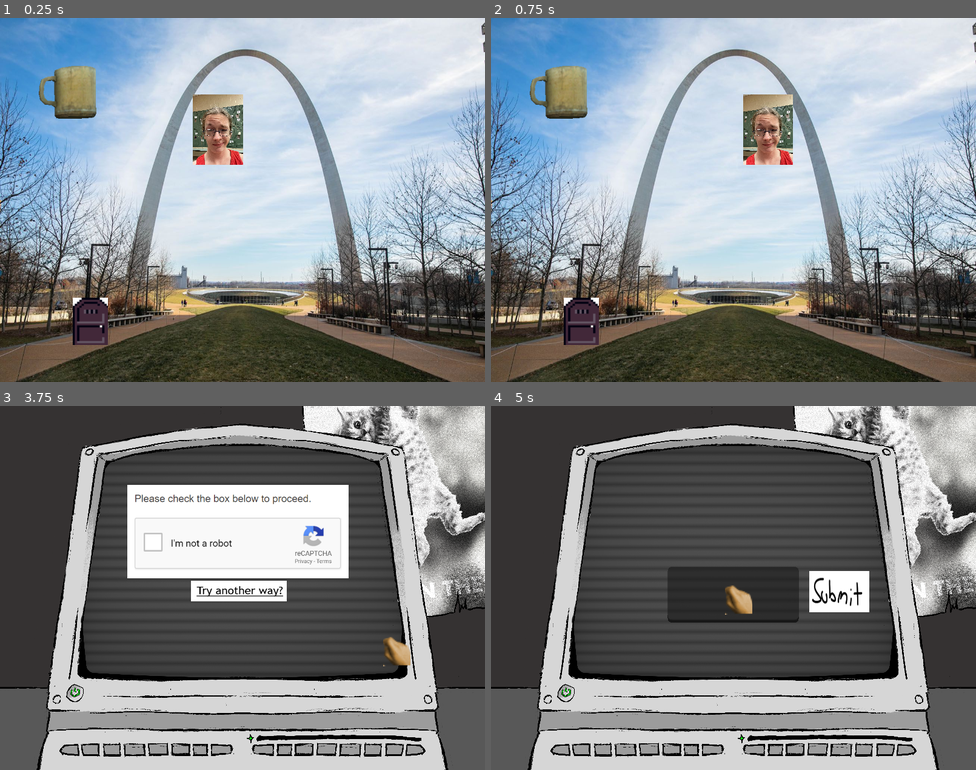
Above: before the commit, frames 1-4 (two rows, left to right).
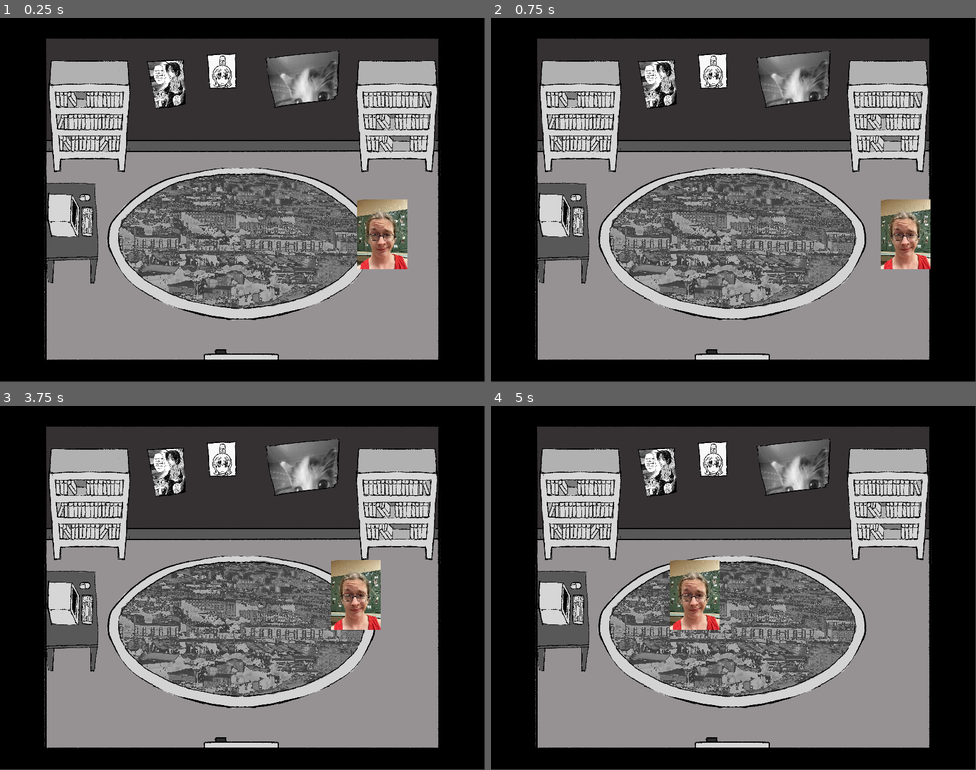
Above: after the commit, the same moments.

Repository: Derfla12345/imnotarobot
Game: Godot game, scene res://Areas/area_1.tscn
The game is run twice, just before and just after one commit, with the same random seed, the same clock (stepped at 60 frames per second) and the same inputs.
Inputs (mouse positions are in pixels of both pictures, inside the frame that each line leads up to):
- Up to frame 1 (0.25 s): no input
- Up to frame 2 (0.75 s): tap Enter at 0.5 s; move the mouse to (840, 181) at 0.52 s; hold D (move_right) from 0.53 s (still down); tap Z (interact) at 0.6 s
- Up to frame 3 (3.75 s): move the mouse to (145, 606) at 1.27 s; release D (move_right) at 1.28 s; hold S (move_down) 1.28-2.03 s; tap Z (interact) every 0.75 s from 1.35 to 3.6 s; move the mouse to (291, 507) at 2.02 s; hold D (move_right) 2.03-2.78 s; tap Space at 2.75 s; move the mouse to (218, 660) at 2.77 s; hold W (move_up) 2.78-3.53 s; move the mouse to (388, 642) at 3.52 s; hold A (move_left) from 3.53 s (still down)
- Up to frame 4 (5 s): release A (move_left) at 4.25 s; click (728, 591) at 4.27 s

The runs differ from the first frame. In frame 1, 96% of the frame differs, in the area x 0-100%, y 0-100%; in frame 2, 96%; in frame 3, 83%; in frame 4, 79%.

Commit message:
added room visuals + collision, hello world
added room visuals
added room collision
added script for "hello world" captcha
reworked doors, they no longer have set exit areas. they now each have an offset

Diff:
--- a/Areas/area_1.tscn
+++ b/Areas/area_1.tscn
@@ -1,50 +1,202 @@
 [gd_scene format=3 uid="uid://r0mmldybyvkf"]
 
-[ext_resource type="Texture2D" uid="uid://2b12t8ttc7p2" path="res://Areas/arch.jpg" id="1_ae2e2"]
 [ext_resource type="PackedScene" uid="uid://dge5shacvhvq1" path="res://Player/player.tscn" id="1_bmh1r"]
 [ext_resource type="Script" uid="uid://c0n1kd68ytvh6" path="res://Areas/area_1.gd" id="1_il02v"]
-[ext_resource type="Texture2D" uid="uid://b7iqw33cuhadc" path="res://Areas/omori-review-1-scaled.jpg" id="3_01mxt"]
+[ext_resource type="Texture2D" uid="uid://b53istgqn6mhp" path="res://Areas/FirstGirl1.png" id="2_01mxt"]
+[ext_resource type="Texture2D" uid="uid://wjilk0ekuwy1" path="res://Areas/DoorRoom2.png" id="3_01mxt"]
+[ext_resource type="Texture2D" uid="uid://dqtl3c0ya3830" path="res://Areas/Room3/DeadRoom3.png" id="4_kpacr"]
 [ext_resource type="PackedScene" uid="uid://ce385k0b1qxe4" path="res://Entities/Computer1/computer_1.tscn" id="5_e5usc"]
 [ext_resource type="PackedScene" uid="uid://bn21dqcc0ogsi" path="res://Entities/Door/door.tscn" id="6_01mxt"]
+[ext_resource type="Texture2D" uid="uid://im24x086gn2k" path="res://Areas/Room3/DeadRoomLight.png" id="8_t85wl"]
+
+[sub_resource type="RectangleShape2D" id="RectangleShape2D_hej7p"]
+size = Vector2(4979.5, 235)
+
+[sub_resource type="RectangleShape2D" id="RectangleShape2D_l7yy7"]
+size = Vector2(155.5, 4172.5)
+
+[sub_resource type="RectangleShape2D" id="RectangleShape2D_7sg6l"]
+size = Vector2(778, 84.25)
+
+[sub_resource type="RectangleShape2D" id="RectangleShape2D_ogxk3"]
+size = Vector2(527.5, 1147)
+
+[sub_resource type="RectangleShape2D" id="RectangleShape2D_1obyy"]
+size = Vector2(819.5, 241)
+
+[sub_resource type="RectangleShape2D" id="RectangleShape2D_h5237"]
+size = Vector2(203, 753.25)
+
+[sub_resource type="RectangleShape2D" id="RectangleShape2D_uaqrv"]
+size = Vector2(982, 651)
+
+[sub_resource type="RectangleShape2D" id="RectangleShape2D_xk47f"]
+size = Vector2(668.625, 588)
+
+[sub_resource type="RectangleShape2D" id="RectangleShape2D_k6spg"]
+size = Vector2(1153, 742.5)
 
 [node name="Area1" type="Node2D" unique_id=2131497693]
 script = ExtResource("1_il02v")
 
-[node name="Arch" type="Sprite2D" parent="." unique_id=632749358]
-position = Vector2(8.010864e-05, -0.000120162964)
-scale = Vector2(3.798462, 4.2722025)
-texture = ExtResource("1_ae2e2")
-
-[node name="OmoriReview1Scaled" type="Sprite2D" parent="." unique_id=1374521555]
+[node name="Room1" type="Sprite2D" parent="." unique_id=632749358]
+position = Vector2(-11.931076, -9.999962)
+texture = ExtResource("2_01mxt")
+
+[node name="Room2" type="Sprite2D" parent="." unique_id=1374521555]
 position = Vector2(6000, -4.9591064e-05)
-scale = Vector2(1.9289066, 1.9291664)
 texture = ExtResource("3_01mxt")
 
+[node name="Room3" type="Sprite2D" parent="." unique_id=1047594626]
+position = Vector2(12000, 0)
+texture = ExtResource("4_kpacr")
+
 [node name="Player" parent="." unique_id=1745909773 instance=ExtResource("1_bmh1r")]
-position = Vector2(-249.00002, -356)
+position = Vector2(1423, 709)
 scale = Vector2(24, 24)
 
 [node name="Computer1" parent="." unique_id=1601914000 instance=ExtResource("5_e5usc")]
-position = Vector2(-1738.0001, -1069)
+position = Vector2(-1758, 236)
 scale = Vector2(24, 24)
 
 [node name="Computer2" parent="." unique_id=1122076707 instance=ExtResource("5_e5usc")]
-position = Vector2(7777, 1034)
-scale = Vector2(24, 24)
+position = Vector2(5506, -478.00003)
+scale = Vector2(38.49, 24)
 computer_index = 1
 
+[node name="Computer3" parent="." unique_id=603456307 instance=ExtResource("5_e5usc")]
+position = Vector2(12009, 297)
+scale = Vector2(39.795, 24.065)
+computer_index = 2
+
 [node name="Door1" parent="." unique_id=1435931219 instance=ExtResource("6_01mxt")]
-position = Vector2(-1563, 1236)
-scale = Vector2(24, 24)
+position = Vector2(-9.000001, 1697.0001)
+scale = Vector2(39.12, 24)
 door_id = 1
 door_send_id = 2
+exit_offset = Vector2(0, -300)
 
 [node name="Door2" parent="." unique_id=1342489617 instance=ExtResource("6_01mxt")]
-position = Vector2(4550, 930)
-scale = Vector2(24, 24)
+position = Vector2(3887.0002, 374)
+scale = Vector2(24, 37.54)
 door_id = 2
 door_send_id = 1
+exit_location_index = 2
 camera_location = Vector2(6000, 0)
+exit_offset = Vector2(600, 350)
+
+[node name="Door3" parent="." unique_id=2062100572 instance=ExtResource("6_01mxt")]
+position = Vector2(8918, 465)
+scale = Vector2(24, 34.305)
+door_id = 3
+door_send_id = 4
+
+[node name="Door4" parent="." unique_id=1438909942 instance=ExtResource("6_01mxt")]
+position = Vector2(9928.001, 135)
+scale = Vector2(24, 41)
+door_id = 4
+door_send_id = 3
+camera_location = Vector2(12000, 0)
+exit_offset = Vector2(600, 350)
 
 [node name="Camera2D" type="Camera2D" parent="." unique_id=522103959]
 zoom = Vector2(0.162, 0.162)
+
+[node name="Room1Bounds" type="StaticBody2D" parent="." unique_id=1848619033]
+visible = false
+
+[node name="Horizontal" type="CollisionShape2D" parent="Room1Bounds" unique_id=1171050276]
+position = Vector2(-29, 1735)
+shape = SubResource("RectangleShape2D_hej7p")
+
+[node name="Horizontal2" type="CollisionShape2D" parent="Room1Bounds" unique_id=1106618190]
+position = Vector2(-20, -614)
+shape = SubResource("RectangleShape2D_hej7p")
+
+[node name="Vertical" type="CollisionShape2D" parent="Room1Bounds" unique_id=2059631417]
+position = Vector2(-2072, 3)
+shape = SubResource("RectangleShape2D_l7yy7")
+
+[node name="Vertical2" type="CollisionShape2D" parent="Room1Bounds" unique_id=994862430]
+position = Vector2(2072, -10)
+shape = SubResource("RectangleShape2D_l7yy7")
+
+[node name="DoorCollision" type="CollisionShape2D" parent="Room1Bounds" unique_id=471524163]
+position = Vector2(-9, 1594)
+shape = SubResource("RectangleShape2D_7sg6l")
+
+[node name="ComputerCollision" type="CollisionShape2D" parent="Room1Bounds" unique_id=1006302931]
+position = Vector2(-1744.75, 384.5)
+shape = SubResource("RectangleShape2D_ogxk3")
+
+[node name="Shelf1" type="CollisionShape2D" parent="Room1Bounds" unique_id=638320222]
+position = Vector2(-1602, -407)
+shape = SubResource("RectangleShape2D_1obyy")
+
+[node name="Shelf2" type="CollisionShape2D" parent="Room1Bounds" unique_id=1161923116]
+position = Vector2(1600, -410)
+shape = SubResource("RectangleShape2D_1obyy")
+
+[node name="Room2Bounds" type="StaticBody2D" parent="." unique_id=1316213662]
+visible = false
+position = Vector2(6000, 0)
+
+[node name="Horizontal" type="CollisionShape2D" parent="Room2Bounds" unique_id=747388996]
+position = Vector2(-29, 1735)
+shape = SubResource("RectangleShape2D_hej7p")
+
+[node name="Horizontal2" type="CollisionShape2D" parent="Room2Bounds" unique_id=1860108437]
+position = Vector2(-20, -614)
+shape = SubResource("RectangleShape2D_hej7p")
+
+[node name="Vertical" type="CollisionShape2D" parent="Room2Bounds" unique_id=682413511]
+position = Vector2(-2067, 3)
+shape = SubResource("RectangleShape2D_l7yy7")
+
+[node name="Vertical2" type="CollisionShape2D" parent="Room2Bounds" unique_id=636193753]
+position = Vector2(2087, -15)
+shape = SubResource("RectangleShape2D_l7yy7")
+
+[node name="DoorCollision" type="CollisionShape2D" parent="Room2Bounds" unique_id=397369905]
+position = Vector2(-2030, 379.625)
+shape = SubResource("RectangleShape2D_h5237")
+
+[node name="Desk" type="CollisionShape2D" parent="Room2Bounds" unique_id=1058300760]
+position = Vector2(-493, -402.5)
+shape = SubResource("RectangleShape2D_uaqrv")
+
+[node name="Room3Bounds" type="StaticBody2D" parent="." unique_id=392047518]
+visible = false
+position = Vector2(12000, 0)
+
+[node name="Horizontal" type="CollisionShape2D" parent="Room3Bounds" unique_id=418267536]
+position = Vector2(-29, 1735)
+shape = SubResource("RectangleShape2D_hej7p")
+
+[node name="Horizontal2" type="CollisionShape2D" parent="Room3Bounds" unique_id=430897243]
+position = Vector2(-20, -614)
+shape = SubResource("RectangleShape2D_hej7p")
+
+[node name="Vertical" type="CollisionShape2D" parent="Room3Bounds" unique_id=1734450304]
+position = Vector2(-2067, 3)
+shape = SubResource("RectangleShape2D_l7yy7")
+
+[node name="Vertical2" type="CollisionShape2D" parent="Room3Bounds" unique_id=477714917]
+position = Vector2(2087, -15)
+shape = SubResource("RectangleShape2D_l7yy7")
+
+[node name="DoorCollision" type="CollisionShape2D" parent="Room3Bounds" unique_id=1284455404]
+position = Vector2(-2013, 139)
+shape = SubResource("RectangleShape2D_h5237")
+
+[node name="DeadGuy" type="CollisionShape2D" parent="Room3Bounds" unique_id=160297147]
+position = Vector2(1702.3125, -206)
+shape = SubResource("RectangleShape2D_xk47f")
+
+[node name="ComputerCollision" type="CollisionShape2D" parent="Room3Bounds" unique_id=1457816263]
+position = Vector2(2.5, 239.75)
+shape = SubResource("RectangleShape2D_k6spg")
+
+[node name="Room3Mask" type="Sprite2D" parent="." unique_id=1227619967]
+position = Vector2(12000, 0)
+texture = ExtResource("8_t85wl")
--- a/Captchas/CaptchaTest/captcha_test.gd
+++ b/Captchas/CaptchaTest/captcha_test.gd
@@ -11,6 +11,7 @@
 @onready var cursor = preload("res://Entities/Cursors/cursor.tscn").instantiate()
 @onready var not_a_robot = preload("res://Captchas/NotARobot/not_a_robot.tscn")
 @onready var wordle = preload("res://Captchas/Wordle/wordle.tscn")
+@onready var hello_world = preload("res://Captchas/HelloWorld/hello_world.tscn")
 #@onready var scratchoff = preload("res://Captchas/Scratchoff/scratchoff.tscn")
 
 var player: CharacterBody2D
@@ -71,6 +72,8 @@
 					current_captcha = start_not_a_robot()
 				1:
 					current_captcha = start_wordle(7)
+				2:
+					current_captcha = start_hello_world()
 				_:
 					print("error: progress[", computer_index, "] does not match available values")
 		_:
@@ -110,3 +113,6 @@
 
 # ****************************************************************************************************
 # computer 2
+
+func start_hello_world():
+	return screen.start_captcha(hello_world)
--- /dev/null
+++ b/Captchas/HelloWorld/hello_world.gd
@@ -0,0 +1,38 @@
+extends Control
+
+
+# ****************************************************************************************************
+# default captcha methods
+var screen: Node2D
+
+func set_screen(new_screen: Node2D):
+	screen = new_screen
+
+func advance_and_close_self():
+	if (screen and screen.has_method("advance_and_close_captcha")):
+		screen.advance_and_close_captcha()
+	close_self()
+
+func close_self():
+	queue_free()
+
+# ****************************************************************************************************
+# specific captcha items
+@export var input_field: LineEdit
+@export var submit_button: TextureButton
+
+var incorrect_answers = ["hello", "world"]
+var wrong: bool = false
+
+func _on_submit_button_pressed() -> void:
+	var submission = input_field.get_text().to_lower()
+	# verify answer
+	for i in incorrect_answers:
+		if (submission.contains(i)):
+			print("bad job") # do something on-screen to signify wrongness
+			wrong = true
+	if (not wrong):
+		print("good job")
+		advance_and_close_self()
+
+	wrong = false
--- /dev/null
+++ b/Captchas/HelloWorld/hello_world.tscn
@@ -0,0 +1,60 @@
+[gd_scene format=3 uid="uid://dejw32oxuexty"]
+
+[ext_resource type="Script" uid="uid://cuanpyglj3hv6" path="res://Captchas/HelloWorld/hello_world.gd" id="1_enmgv"]
+[ext_resource type="FontFile" uid="uid://dc23kqbrwdghs" path="res://Themes/Imnotarobot-Regular.ttf" id="2_lldn5"]
+[ext_resource type="Theme" uid="uid://c4iguay7y6p3k" path="res://Themes/theme.tres" id="2_uoyxg"]
+[ext_resource type="Texture2D" uid="uid://b46gdscn7x68r" path="res://Captchas/Wordle/submit.png" id="3_lldn5"]
+
+[node name="HelloWorld" type="Control" unique_id=1868095422 node_paths=PackedStringArray("input_field", "submit_button")]
+layout_mode = 3
+anchors_preset = 0
+offset_left = -1330.0
+offset_top = -996.00006
+offset_right = -1146.0
+offset_bottom = -895.00006
+scale = Vector2(15, 15)
+script = ExtResource("1_enmgv")
+input_field = NodePath("InputField")
+submit_button = NodePath("SubmitButton")
+
+[node name="RichTextLabel" type="RichTextLabel" parent="." unique_id=341419957]
+oversampling_with_scale = 2
+layout_mode = 0
+offset_left = 33.666668
+offset_top = 8.400004
+offset_right = 147.46667
+offset_bottom = 48.400005
+theme_override_fonts/normal_font = ExtResource("2_lldn5")
+text = "print(\"Hello, world!\")"
+
+[node name="InputField" type="LineEdit" parent="." unique_id=444678206]
+oversampling_with_scale = 2
+layout_mode = 1
+anchors_preset = -1
+anchor_left = 0.48100004
+anchor_top = 0.66800004
+anchor_right = 0.48100004
+anchor_bottom = 0.66800004
+offset_left = -44.504005
+offset_top = -15.468002
+offset_right = 44.495995
+offset_bottom = 15.531998
+theme = ExtResource("2_uoyxg")
+theme_override_fonts/font = ExtResource("2_lldn5")
+
+[node name="SubmitButton" type="TextureButton" parent="." unique_id=592457743]
+layout_mode = 1
+anchors_preset = -1
+anchor_left = 0.87200004
+anchor_top = 0.683
+anchor_right = 0.87200004
+anchor_bottom = 0.683
+offset_left = -20.448013
+offset_top = -13.983002
+offset_right = 20.551987
+offset_bottom = 14.016998
+texture_normal = ExtResource("3_lldn5")
+ignore_texture_size = true
+stretch_mode = 0
+
+[connection signal="pressed" from="SubmitButton" to="." method="_on_submit_button_pressed"]
--- a/Captchas/Wordle/answer_template.tscn
+++ b/Captchas/Wordle/answer_template.tscn
@@ -3,6 +3,7 @@
 [ext_resource type="Theme" uid="uid://c4iguay7y6p3k" path="res://Themes/theme.tres" id="1_1d200"]
 [ext_resource type="Script" uid="uid://0te5wyph8s8q" path="res://Captchas/Wordle/answer_template.gd" id="2_8qan3"]
 [ext_resource type="Texture2D" uid="uid://b5ke5w2ybjboj" path="res://Captchas/Wordle/wordle_blue.png" id="2_q2mk2"]
+[ext_resource type="FontFile" uid="uid://dc23kqbrwdghs" path="res://Themes/Imnotarobot-Regular.ttf" id="4_8qan3"]
 
 [sub_resource type="StyleBoxTexture" id="StyleBoxTexture_i6nbn"]
 
@@ -28,6 +29,7 @@
 layout_mode = 2
 theme = ExtResource("1_1d200")
 theme_override_colors/default_color = Color(0, 0, 0, 1)
+theme_override_fonts/normal_font = ExtResource("4_8qan3")
 theme_override_font_sizes/normal_font_size = 15
 text = "p"
 scroll_active = false
--- a/Captchas/Wordle/wordle.gd
+++ b/Captchas/Wordle/wordle.gd
@@ -22,7 +22,7 @@
 @onready var submit_button: TextureButton = $SubmitButton
 @onready var answer_template = preload("res://Captchas/Wordle/answer_template.tscn")
 @export var grid_container: GridContainer
-var answer = generate_answer()
+var answer = ""
 var wordle_size = 5
 var correct_array = [0, 0, 0, 0, 0]
 var guesses = []
@@ -35,6 +35,7 @@
 		correct_array.push_back(0)
 	input_field.set_max_length(wordle_size)
 	grid_container.set_columns(wordle_size)
+	answer = generate_answer()
 
 func generate_answer() -> String:
 	if (wordle_size == 5):
@@ -43,12 +44,16 @@
 		return "horsies"
 
 func _on_submit_button_pressed() -> void:
+	print(answer)
 	var submission = input_field.get_text().to_lower()
 	if (submit_button):
 		if submission.length() == wordle_size:
+			# verify answer
 			if (submission == answer):
 				print("good job")
 				advance_and_close_self()
+
+			# detect correct and partially correct letters
 			for i in range(submission.length()):
 				correct_array[i] = 0
 				if (submission[i] == answer[i]):
@@ -57,6 +62,8 @@
 					for j in range(wordle_size):
 						if submission[i] == answer[j]:
 							correct_array[i] = 2
+
+			# display correct/incorrect/partially correct letters
 			var new_letters = []
 			for i in range(wordle_size):
 				var new_letter_display = answer_template.instantiate()
@@ -65,6 +72,8 @@
 				new_letter_display.set_texture(correct_array[i])
 				new_letter_display.set_label(submission[i])
 			guesses.push_back(new_letters)
+
+			# pop off top guess if there are too many guesses
 			if guesses.size() >= max_guess_display_rows:
 				for i in range(wordle_size):
 					guesses.front().front().remove()
--- a/Captchas/Wordle/wordle.tscn
+++ b/Captchas/Wordle/wordle.tscn
@@ -3,6 +3,7 @@
 [ext_resource type="Script" uid="uid://bew0bkhonpai0" path="res://Captchas/Wordle/wordle.gd" id="1_d0gua"]
 [ext_resource type="Texture2D" uid="uid://b46gdscn7x68r" path="res://Captchas/Wordle/submit.png" id="2_vlxqy"]
 [ext_resource type="Theme" uid="uid://c4iguay7y6p3k" path="res://Themes/theme.tres" id="2_xob5j"]
+[ext_resource type="FontFile" uid="uid://dc23kqbrwdghs" path="res://Themes/Imnotarobot-Regular.ttf" id="3_i6nbn"]
 
 [node name="Wordle" type="Control" unique_id=1868095422 node_paths=PackedStringArray("grid_container")]
 layout_mode = 3
@@ -28,6 +29,7 @@
 offset_right = 44.495995
 offset_bottom = 15.531998
 theme = ExtResource("2_xob5j")
+theme_override_fonts/font = ExtResource("3_i6nbn")
 
 [node name="GridContainer" type="GridContainer" parent="InputField" unique_id=293090344]
 layout_mode = 0
--- a/Entities/Computer1/computer_1.tscn
+++ b/Entities/Computer1/computer_1.tscn
@@ -5,6 +5,8 @@
 [ext_resource type="Script" uid="uid://ujonna2ap70q" path="res://Entities/Computer1/computer_1_interact_area.gd" id="3_yspmt"]
 
 [sub_resource type="CapsuleShape2D" id="CapsuleShape2D_hej7p"]
+radius = 1.0
+height = 2.0
 
 [sub_resource type="RectangleShape2D" id="RectangleShape2D_l7yy7"]
 size = Vector2(26, 35)
@@ -13,6 +15,7 @@
 script = ExtResource("1_tayps")
 
 [node name="Sprite2D" type="Sprite2D" parent="." unique_id=1989007259]
+visible = false
 position = Vector2(-2, -1)
 scale = Vector2(0.20535712, 0.20535715)
 texture = ExtResource("1_ghm7d")
--- a/Entities/Computer1/computer_1_interact_area.gd
+++ b/Entities/Computer1/computer_1_interact_area.gd
@@ -3,6 +3,9 @@
 
 @onready var captcha_test = preload("res://Captchas/CaptchaTest/captcha_test.tscn")
 @onready var computer_index = get_parent().get_computer_index()
+
+func get_computer_index():
+	return computer_index
 
 func interact(player: CharacterBody2D):
 	var captcha_test_instance = captcha_test.instantiate()
--- a/Entities/Door/door.gd
+++ b/Entities/Door/door.gd
@@ -7,6 +7,7 @@
 @export var door_send_id: int = 0
 @export var exit_location_index: int = 0 # 0123 for NESW
 @export var camera_location: Vector2
+@export var exit_offset: Vector2
 
 @onready var receive_door = find_receive_door(door_send_id)
 
@@ -38,21 +39,7 @@
 	return door_id
 
 func get_exit_location():
-	var exit_location
-
-	match exit_location_index:
-		0:
-			exit_location = get_node("PlayerExitNorth").get_position()
-		1:
-			exit_location = get_node("PlayerExitEast").get_position()
-		2:
-			exit_location = get_node("PlayerExitSouth").get_position()
-		3:
-			exit_location = get_node("PlayerExitWest").get_position()
-		_:
-			exit_location = get_node("PlayerExitEast").get_position()
-
-	return (position + exit_location)
+	return (position + exit_offset)
 
 func get_camera_location():
 	return camera_location
--- a/Entities/Door/door.tscn
+++ b/Entities/Door/door.tscn
@@ -4,10 +4,6 @@
 [ext_resource type="Texture2D" uid="uid://ced8pms4svgob" path="res://Entities/Door/door.png" id="1_n6865"]
 
 [sub_resource type="RectangleShape2D" id="RectangleShape2D_iwerq"]
-
-[sub_resource type="CapsuleShape2D" id="CapsuleShape2D_hej7p"]
-radius = 8.0
-height = 20.0
 
 [node name="Door1" type="Area2D" unique_id=1435931219]
 script = ExtResource("1_iwerq")
@@ -17,23 +13,7 @@
 shape = SubResource("RectangleShape2D_iwerq")
 
 [node name="Sprite2D" type="Sprite2D" parent="." unique_id=2024082647]
+visible = false
 position = Vector2(0.49999905, 4.7683716e-07)
 scale = Vector2(0.4838709, 0.4166667)
 texture = ExtResource("1_n6865")
-
-[node name="StaticBody2D" type="StaticBody2D" parent="." unique_id=280920094]
-
-[node name="CollisionShape2D" type="CollisionShape2D" parent="StaticBody2D" unique_id=771100498]
-shape = SubResource("CapsuleShape2D_hej7p")
-
-[node name="PlayerExitNorth" type="Marker2D" parent="." unique_id=1443141549]
-position = Vector2(0, -20)
-
-[node name="PlayerExitEast" type="Marker2D" parent="." unique_id=668443926]
-position = Vector2(20, 0)
-
-[node name="PlayerExitSouth" type="Marker2D" parent="." unique_id=231669505]
-position = Vector2(0, 20)
-
-[node name="PlayerExitWest" type="Marker2D" parent="." unique_id=310693437]
-position = Vector2(-20, 0)
--- a/Themes/theme.tres
+++ b/Themes/theme.tres
@@ -1,7 +1,3 @@
 [gd_resource type="Theme" format=3 uid="uid://c4iguay7y6p3k"]
 
-[ext_resource type="FontFile" uid="uid://dc23kqbrwdghs" path="res://Themes/Imnotarobot-Regular.ttf" id="1_wi0rm"]
-
 [resource]
-default_font = ExtResource("1_wi0rm")
-default_font_size = 38
--- a/player.gd
+++ b/player.gd
@@ -7,7 +7,7 @@
 
 var interactable_object = false
 var activity_lock: bool = false
-var speed: int = 3000
+var speed: int = 3000 #1250
 
 func _physics_process(delta: float) -> void:
 	if (not activity_lock):
Not shown, added: Areas/DoorRoom2.png.import
Not shown, added: Areas/FirstGirl1.png.import
Not shown, added: Areas/Room3/DeadRoom3.png.import
Not shown, added: Areas/Room3/DeadRoomLight.png.import
Not shown, added: Captchas/CaptchaTest/Untitled_Artwork (1).png.import
Not shown, added: Captchas/CaptchaTest/Untitled_Artwork.png.import
Not shown, added: Captchas/HelloWorld/hello_world.gd.uid
Not shown, added: Captchas/Scratchoff/Grid(blue).png.import
